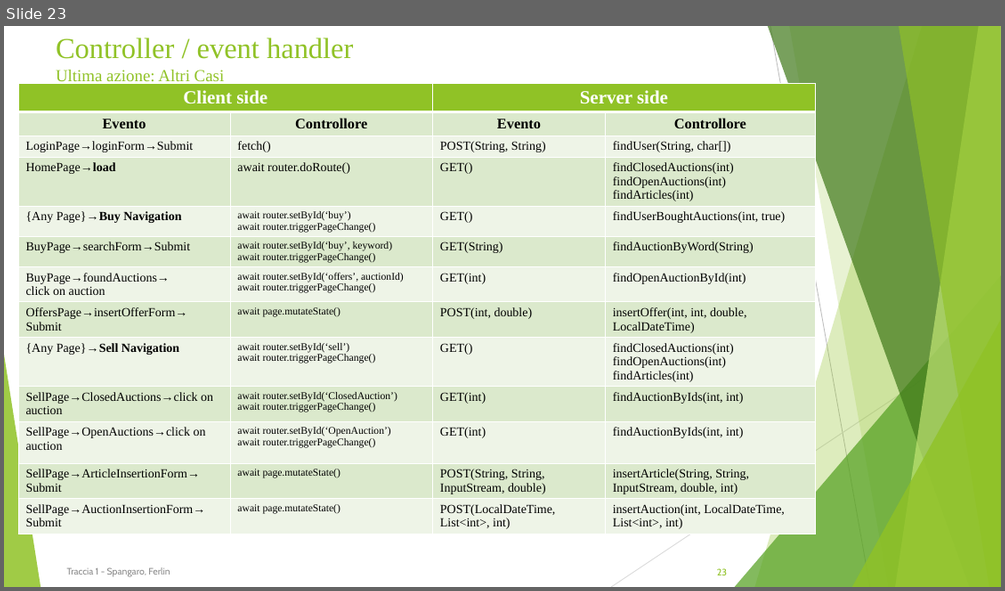
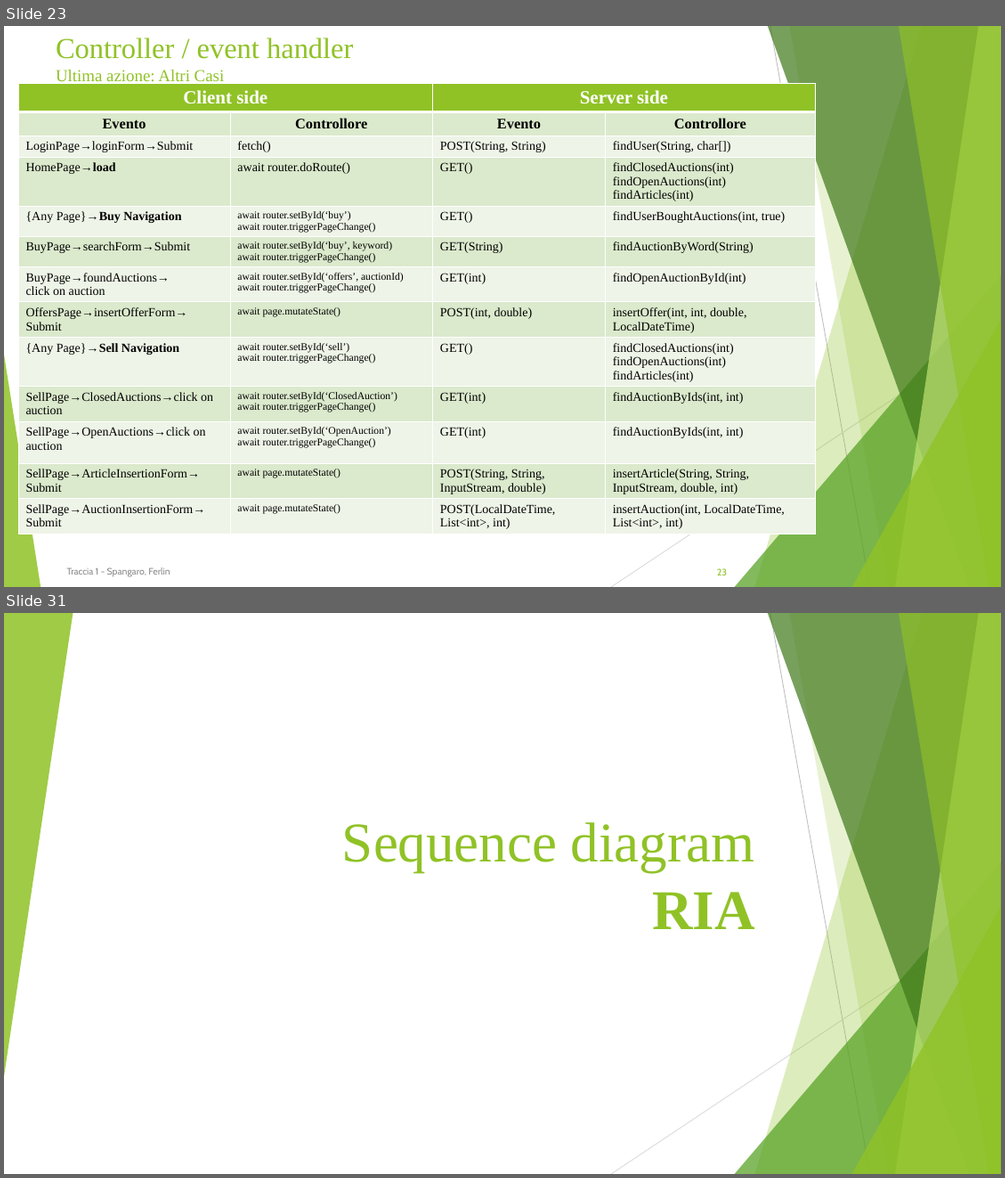
Before and after one commit to francescospangaro/tecnologie-web, a slide deck: docs/TIWProjectSpangaroFerlin.pptx. Shown one above the other, each under a label of ours: slide 23 before the commit, slides 23 and 31 after it; the slides between them are not shown. The pictures are 1005x591 and 1005x1178 pixels, drawn with LibreOffice and Linux fonts; fonts in the diff are those of the drawing; background and template pictures are left out. Boxes give left, top, right and bottom in pixels: in the first picture for what was removed or moved away, otherwise in the second. Text is boxed around its words. In the diff, an @@ line names an element or a change of style, - is before the commit and + after.

```diff
--- a/docs/TIWProjectSpangaroFerlin.pptx
+++ b/docs/TIWProjectSpangaroFerlin.pptx
@@ slide 31 added at (4, 613, 1001, 1174), background #FFFFFF; not listed: 9 template elements that a slide beside it also shows @@
@@ triangle added at (4, 613, 73, 1077), fill #90C226 at 85% opacity @@
@@ title added at (342, 822, 754, 929), 54 pt, text #90C226 @@
+Sequence diagram
+RIA
```
Also in this commit, not shown: 13 other slides added, 6 other files.
